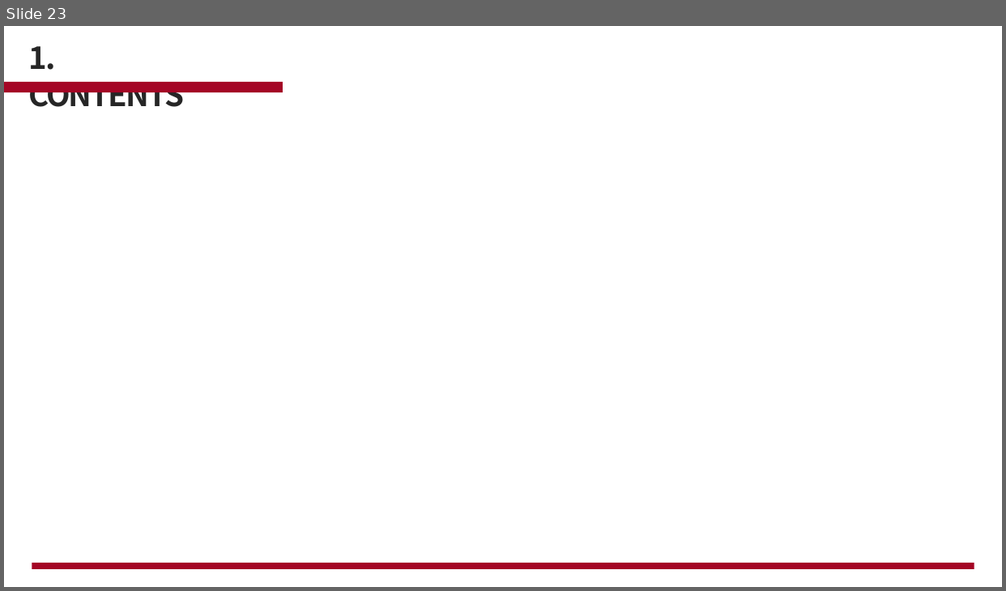
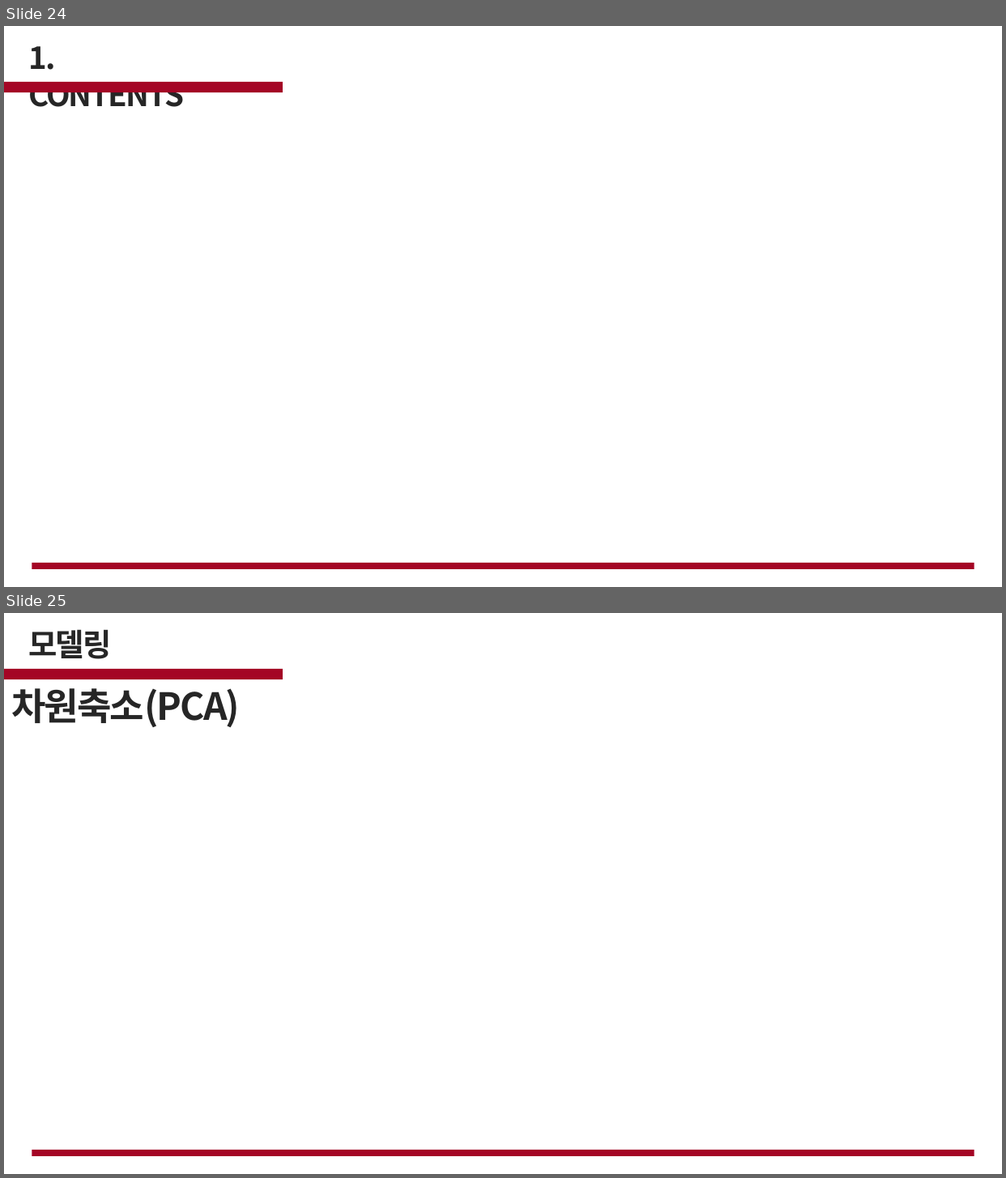
Before and after one commit to cjsgk106/fire-prediction-analysis, a slide deck: work/화재.pptx. Shown one above the other, each under a label of ours: slide 23 before the commit, slides 24 and 25 after it. The pictures are 1006x591 and 1006x1178 pixels, drawn with LibreOffice and Linux fonts; fonts in the diff are those of the drawing; background and template pictures are left out. Boxes give left, top, right and bottom in pixels: in the first picture for what was removed or moved away, otherwise in the second. Text is boxed around its words. In the diff, an @@ line names an element or a change of style, - is before the commit and + after.

```diff
--- a/work/화재.pptx
+++ b/work/화재.pptx
@@ slide 25 added at [4,613,1002,1174], background picture (left out) @@
@@ text added at [28,629,111,659], 30 pt, text #262626, bold @@
+모델링
@@ rectangle added at [4,669,283,679], fill #A40525 @@
@@ text added at [11,688,240,727], 36 pt, text #262626, bold @@
+차원축소(PCA)
@@ freeform shape added at [143,826,212,892], fill #FFFFFF @@
@@ rectangle added at [32,1150,974,1157], fill #A40525 @@
@@ what was slide 23 is now slide 24 @@
```
Also in this commit, not shown: 1 slide changed, 4 other slides added, 1 slide removed, 1 other file.
